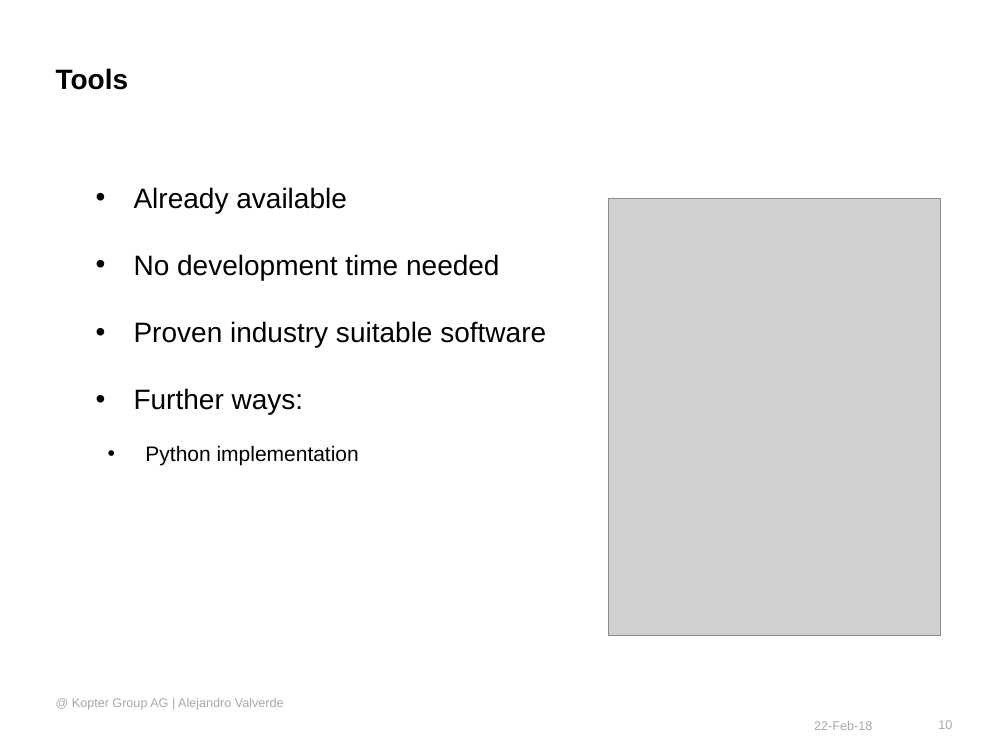
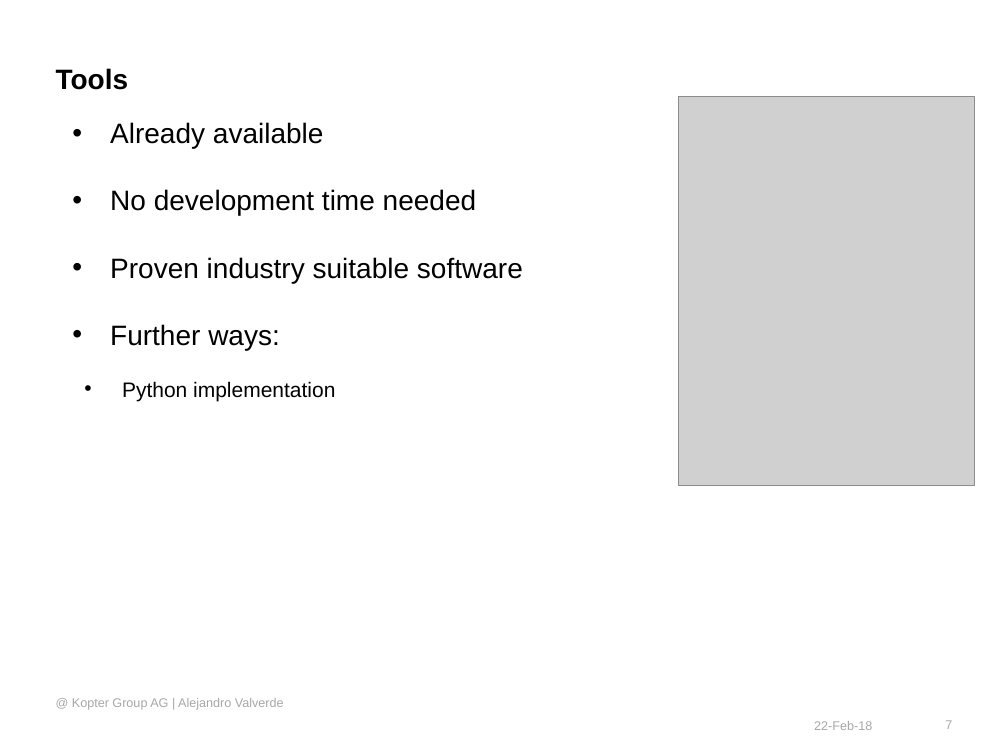
Before and after one commit to wuyou33/kopter, a slide deck: slide 7 of s_id/docs/System Identification to support Flight Test activities - proposal.pptx (slide 10 before the commit). Drawn at 1008x756 pixels with LibreOffice and Linux fonts; fonts in the diff are those of the drawing; grey boxes stand for pictures; background and template pictures are left out. Boxes give left, top, right and bottom in pixels: in the first picture for what was removed or moved away, otherwise in the second. Text is boxed around its words. In the diff, an @@ line names an element or a change of style, - is before the commit and + after.

```diff
--- a/s_id/docs/System Identification to support Flight Test activities - proposal.pptx
+++ b/s_id/docs/System Identification to support Flight Test activities - proposal.pptx
@@ text "Already available": place and size @@
-text "Already available" at [134,187,546,466]
+text "Already available" at [110,122,523,401]
@@ picture: place and size @@
-picture at [609,199,940,636]
+picture at [679,97,975,486]
@@ page number at [945,720,952,729]: text changed @@
-10
+7
```
Also in this commit, not shown: 6 other slides changed, 3 slides added, 3 slides removed, 1 other file.
